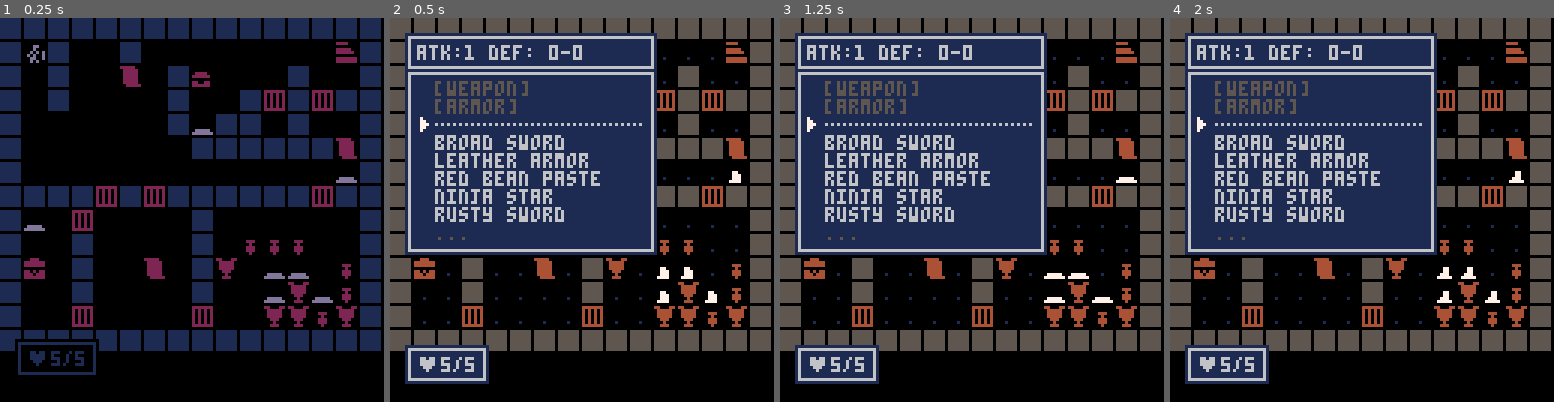
Above: before the commit, frames 1-4 (left to right).
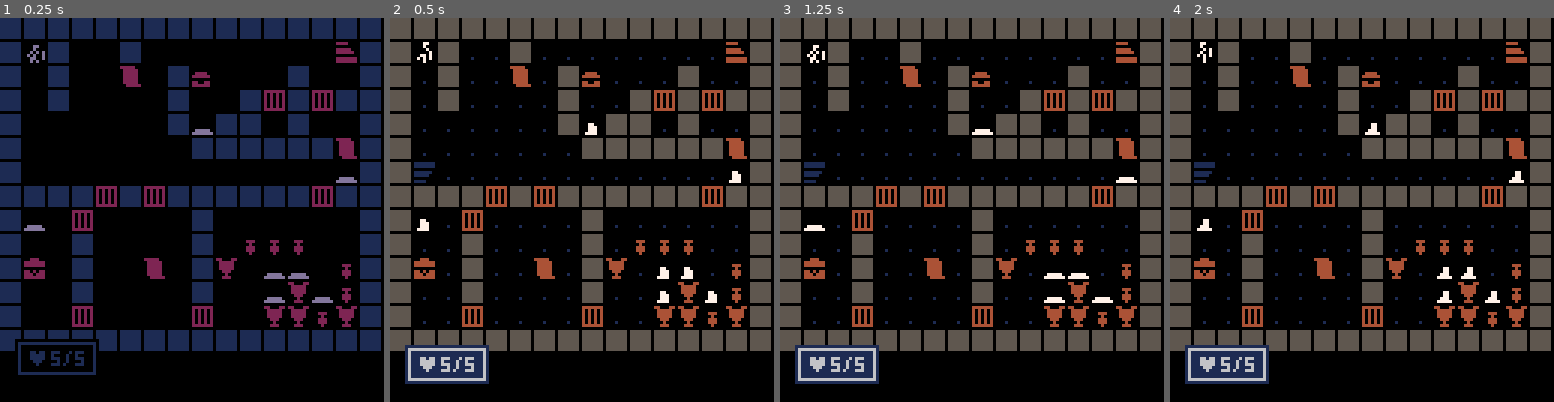
Above: after the commit, the same moments.

Repository: Aeklad/pico8
Game: PICO-8 cartridge rogue.p8
The game is run twice, just before and just after one commit, with the same random seed, the same clock (stepped at 60 frames per second) and the same inputs.
Inputs:
- Up to frame 1 (0.25 s): no input
- Up to frame 2 (0.5 s): tap X (X key) at 0.33 s
- Up to frame 3 (1.25 s): tap O (Z key) at 0.7 s; tap X (X key) at 1.07 s
- Up to frame 4 (2 s): hold Right from 1.6 s (still down); tap O (Z key) at 1.7 s; tap X (X key) at 1.85 s

Frame 1 is identical in both runs. In frame 2, 37% of the frame differs, in the area x 3-70%, y 3-62%; in frame 3, 37%; in frame 4, 37%.

Commit message:
train updates

Diff:
--- a/rogue.p8
+++ b/rogue.p8
@@ -6,13 +6,14 @@
  dpal={0,1,1,2,1,13,6,4,4,9,3,13,1,13,14}
  dirx={-1,1,0,0,1,1,-1,-1}
  diry={0,0,-1,1,-1,1,1,-1}
+	thrdir,thrdx,thrdy=2,0,-1
  mob_ani={240,192}
  mob_atk={1,1}
  mob_hp={5,2}
  mob_los={4,4}
  itm_name={"broad sword","leather armor","red bean paste","ninja star","rusty sword"}
  itm_type={"wep","arm","fud","thr","wep"}
- itm_stat1={2,0,0,0,1}
+ itm_stat1={2,0,1,0,1}
  itm_stat2={0,2,0,0,0}
  debug={}
  startgame()
@@ -109,6 +110,21 @@
  end
 end
 
+
+function update_game()
+	local b=getbutt()
+	if b>=0 and b<=3 then
+		thrdir=b
+	end
+	thrdx=dirx[thrdir+1]
+	thrdy=diry[thrdir+1]
+	if b==4 then
+		_upd=update_game
+	elseif b==5 then
+		throw()
+	end
+end
+
 function move_mnu(wnd)
  if btnp(2) then
   wnd.cur-=1
@@ -122,7 +138,9 @@
 
  dobuttbuff()
  p_t=min(p_t+.125,1)
- p_mob:mov()
+	if p_mob.mov then
+		p_mob:mov()
+	end
 
  if p_t==1 then
   _upd=update_game
@@ -410,6 +428,14 @@
  end
 end
 
+
+function healmob(mb,hp)
+	hp=min(mb.hpmax-mb.hp,hp)
+ mb.hp+=hp
+ mb.flash=10
+ addfloat("+"..hp,mb.x*8,mb.y*8,7)
+end
+
 function checkend()
  if p_mob.hp<=0 then
   wind={}
@@ -510,7 +536,21 @@
 	p_mob.atk=atk
 	p_mob.defmin=dmin
 	p_mob.defmax=dmax
-end
+
+end
+
+function eat(itm,mb)
+	local effect=itm_stat1[itm]
+	if effect==1 then
+		--heal
+		healmob(mb,1)
+	end
+end
+
+function throw()
+	_upd=update_game
+end
+
 -->8
 --ui tab 5
 
@@ -677,7 +717,12 @@
 		inv[i-3]=eqp[slot]
 		eqp[slot]=itm
 	elseif verb=="eat" then
+		eat(itm,p_mob)
+		inv[i-3]=nil
+		p_mob.mov=nil
+		after="turn"
 	elseif verb=="throw" then
+		after="throw"
 	end
 	updatestats()
 		--?
@@ -687,11 +732,22 @@
 			del(wind,statwind)
 			showinv()
 			invwind.cur=i
+		elseif after=="turn" then
+			usewind.dur=0
+			invwind.dur=0
+			statwind.dur=0
+			p_t=0
+			_upd=update_pturn
 		elseif after=="game" then
 			usewind.dur=0
 			invwind.dur=0
 			statwind.dur=0
 			_upd=update_game
+		elseif after=="throw" then
+			usewind.dur=0
+			invwind.dur=0
+			statwind.dur=0
+			_udp=update_throw
 		end
 end
 
